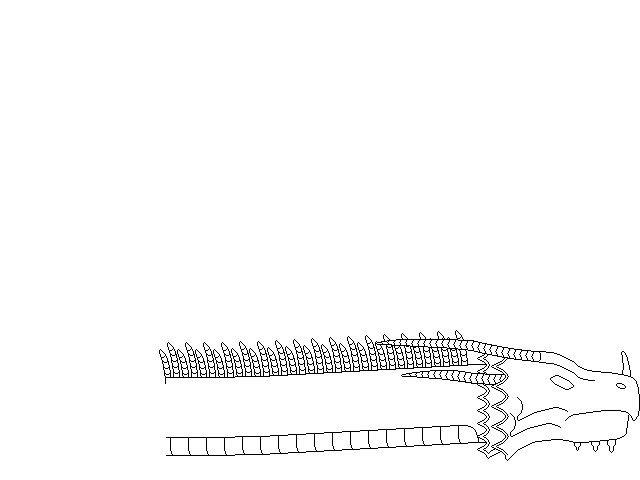
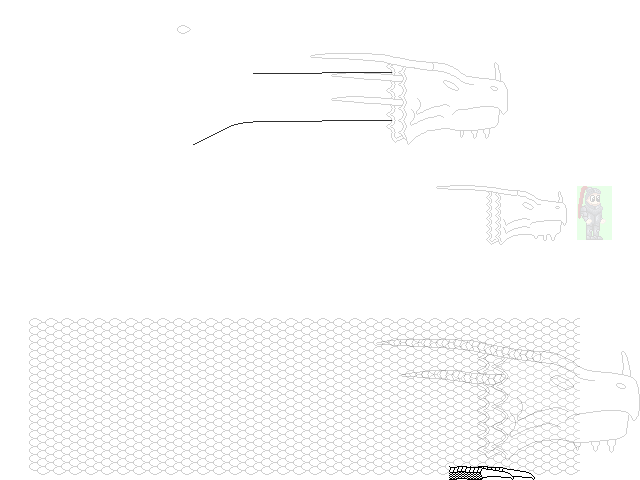
Layer changes from the first (640, 480) image to the second:
added layer "New Layer#5" above "New Layer#6" over [449,466,514,480]
added layer "New Layer#6" above "New Layer" over [470,466,535,480]
"New Layer": opacity 100% → 18%, painted on it over [310,53,640,461]
added layer "New Layer#7" (81%) above "New Layer#2" over [29,25,640,480]
hid "New Layer#2", painted on it over [29,25,640,480]
hid "New Layer#3", painted on it over [159,337,460,384]
added layer "New Layer#4" above "New Layer#1" over [29,25,580,475]
